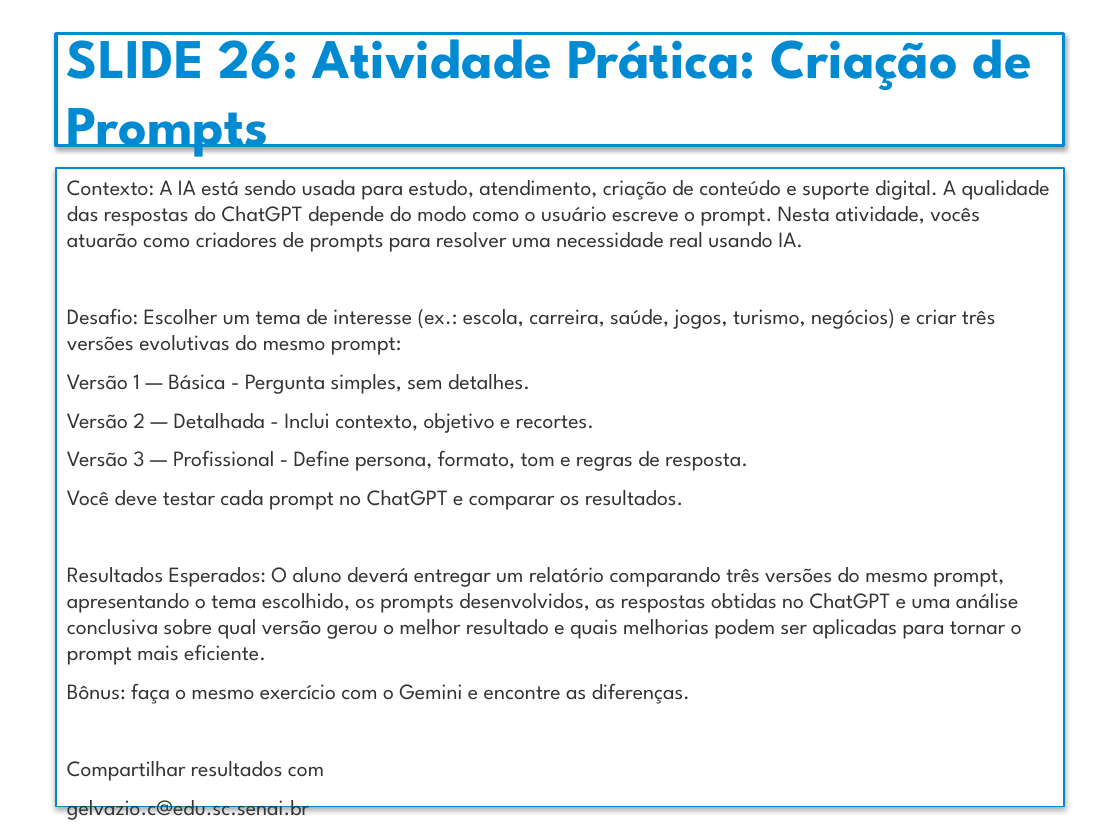
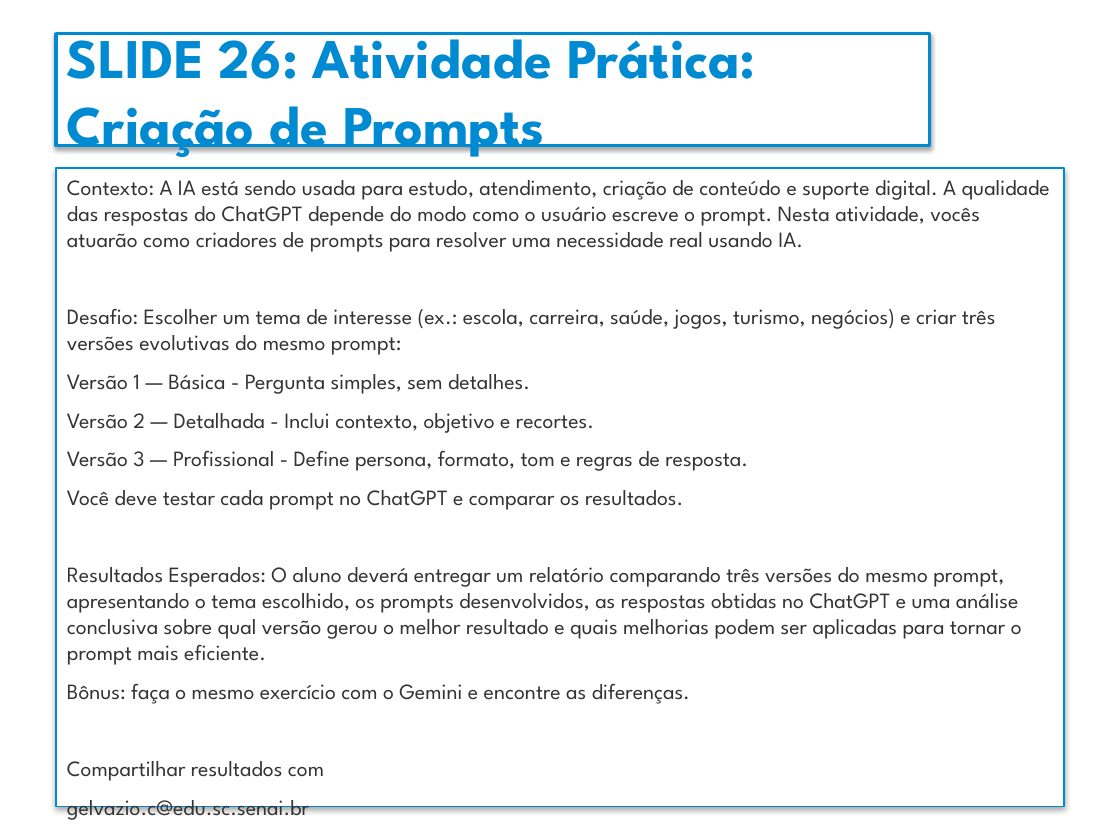
Before and after one commit to Gelvazio/aulas-senai, a slide deck: slide 26 of MATERIAIS/QUALIFICACAO-PROFISSIONAL/DIGITAL SKILLS/SlidesDigitalSkillsGemini.pptx. Drawn at 1120x840 pixels with LibreOffice and Linux fonts; fonts in the diff are those of the drawing; background and template pictures are left out. Boxes give left, top, right and bottom in pixels: in the first picture for what was removed or moved away, otherwise in the second. Text is boxed around its words. In the diff, an @@ line names an element or a change of style, - is before the commit and + after.

```diff
--- a/MATERIAIS/QUALIFICACAO-PROFISSIONAL/DIGITAL SKILLS/SlidesDigitalSkillsGemini.pptx
+++ b/MATERIAIS/QUALIFICACAO-PROFISSIONAL/DIGITAL SKILLS/SlidesDigitalSkillsGemini.pptx
@@ text "SLIDE 26: Atividade Prática: Criação ..." rewrapped from (x1=67, y1=32, x2=1032, y2=157) to (x1=67, y1=32, x2=756, y2=157) @@
@@ rectangle resized from (x1=56, y1=34, x2=1064, y2=146) to (x1=56, y1=34, x2=930, y2=146) @@
```
Also in this commit, not shown: 49 other slides changed.
